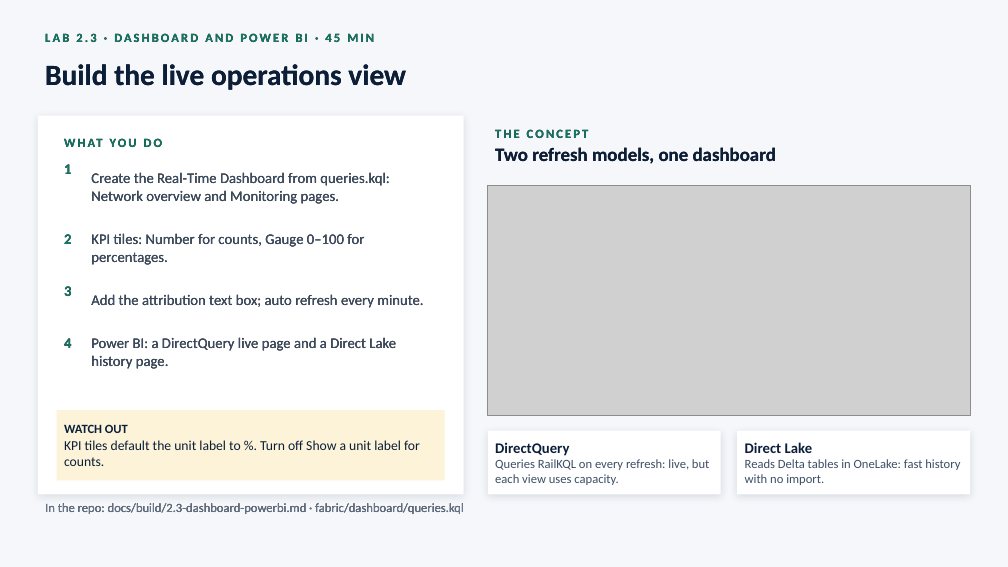
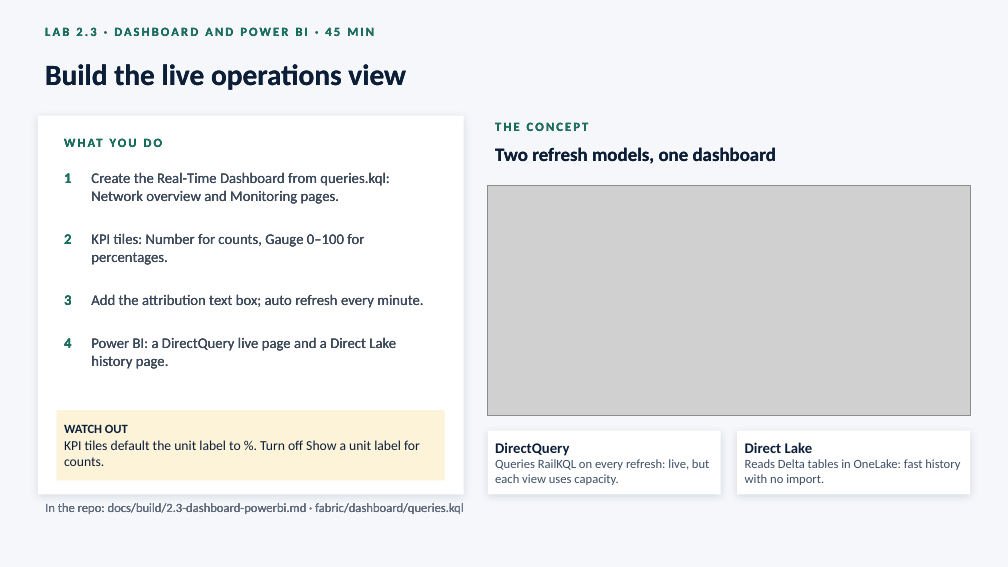
Before and after one commit to ShaneOsborne/Real-Time-Rail-Intelligence-on-Microsoft-Fabric, a slide deck: slide 20 of docs/presentation/Real-Time-Rail-Intelligence-on-Microsoft-Fabric.pptx. Drawn at 1008x567 pixels with LibreOffice and Linux fonts; fonts in the diff are those of the drawing; grey boxes stand for pictures. Boxes give left, top, right and bottom in pixels: in the first picture for what was removed or moved away, otherwise in the second. Text is boxed around its words. In the diff, an @@ line names an element or a change of style, - is before the commit and + after.

```diff
--- a/docs/presentation/Real-Time-Rail-Intelligence-on-Microsoft-Fabric.pptx
+++ b/docs/presentation/Real-Time-Rail-Intelligence-on-Microsoft-Fabric.pptx
@@ text "LAB 2.3 · DASHBOARD AND ...": place and size @@
-text "LAB 2.3 · DASHBOARD AND ..." at (45,33,374,42)
+text "LAB 2.3 · DASHBOARD AND ..." at (45,27,374,36)
@@ text "THE CONCEPT": place and size @@
-text "THE CONCEPT" at (495,129,589,138)
+text "THE CONCEPT" at (495,122,589,131)
@@ text "1": place and size @@
-text "1" at (64,164,71,174)
+text "1" at (64,173,71,183)
@@ text "3": place and size @@
-text "3" at (64,286,71,296)
+text "3" at (64,295,71,305)
```
Also in this commit, not shown: 23 other slides changed.
